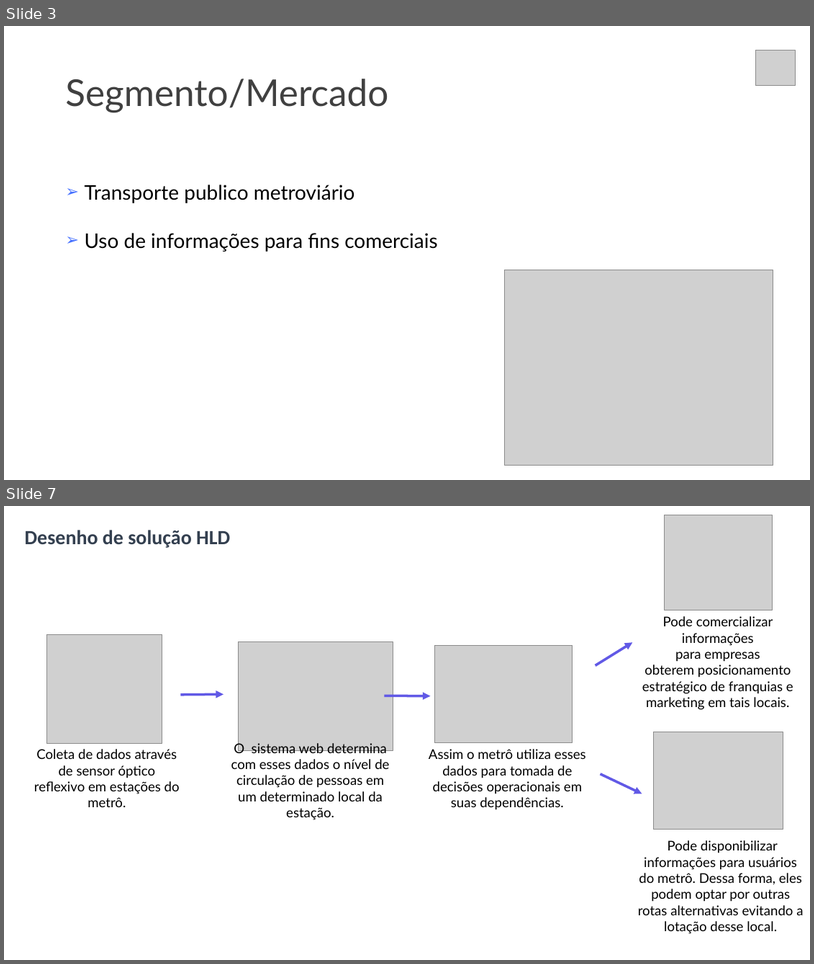
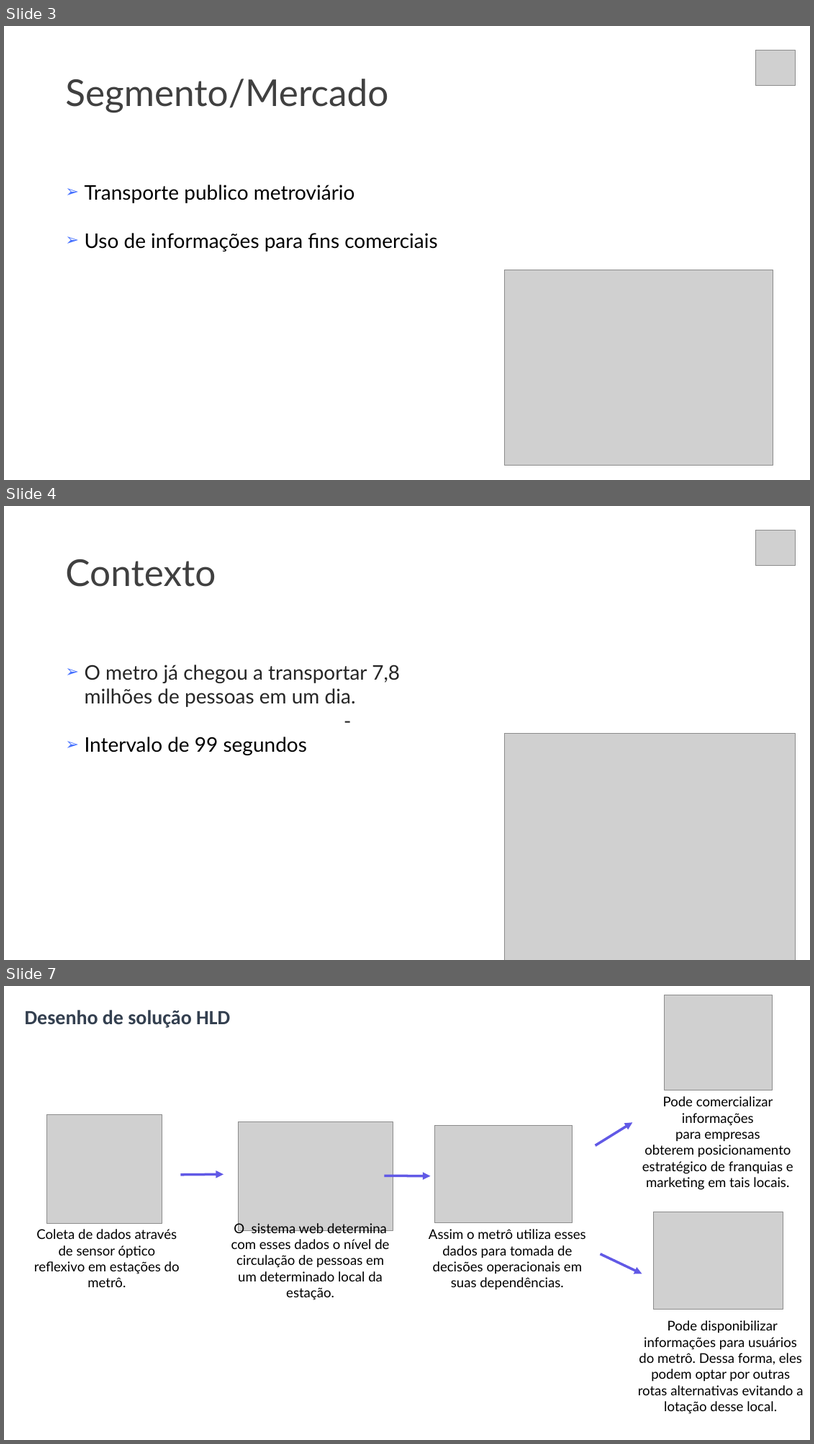
Before and after one commit to larissaSousa1998/segunda-sprint, a slide deck: Documentação/slide-synergy.pptx. Shown one above the other, each under a label of ours: slides 3 and 7 before the commit, slides 3, 4 and 7 after it; the slides between them are not shown. The pictures are 814x964 and 814x1444 pixels, drawn with LibreOffice and Linux fonts; fonts in the diff are those of the drawing; grey boxes stand for pictures. Boxes give left, top, right and bottom in pixels: in the first picture for what was removed or moved away, otherwise in the second. Text is boxed around its words. In the diff, an @@ line names an element or a change of style, - is before the commit and + after.

```diff
--- a/Documentação/slide-synergy.pptx
+++ b/Documentação/slide-synergy.pptx
@@ slide 4 added at (4,506,810,960), background #FFFFFF @@
@@ picture added at (756,530,797,566) @@
@@ title added at (65,559,216,587), 44 pt, text #404040 @@
+Contexto
@@ text added at (85,664,400,755), 24 pt, text #262626 @@
+➢ O metro já chegou a transportar 7,8 milhões de pessoas em um dia.
+-
+➢ Intervalo de 99 segundos
@@ picture added at (505,733,796,960) @@
```
Also in this commit, not shown: 2 slides changed, 1 slide removed.
